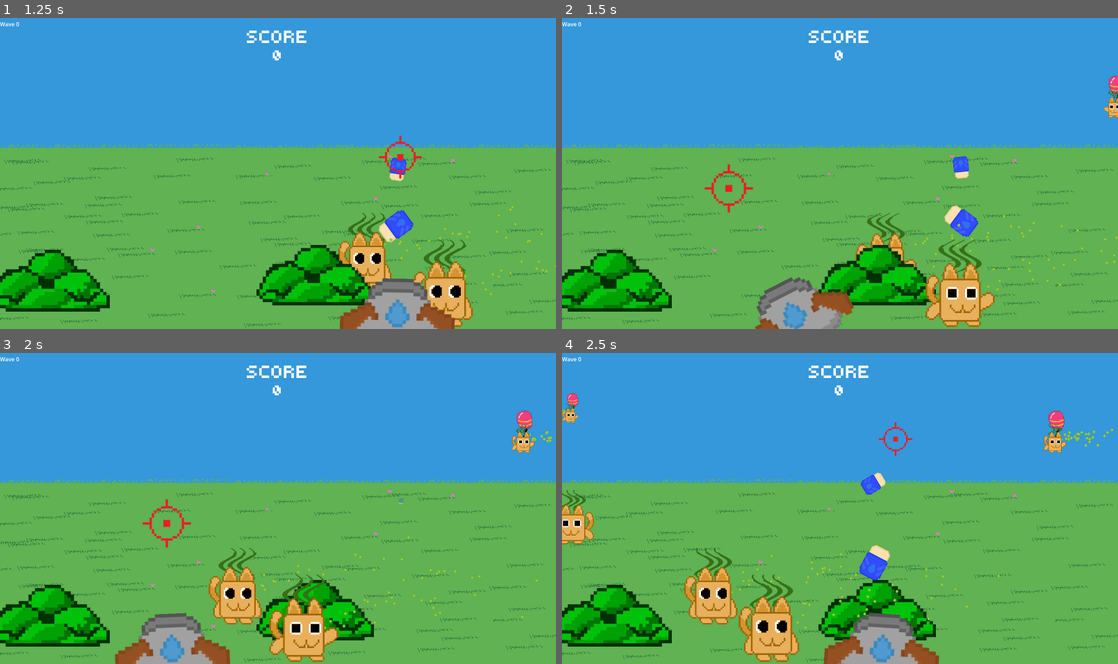
Above: before the commit, frames 1-4 (two rows, left to right).
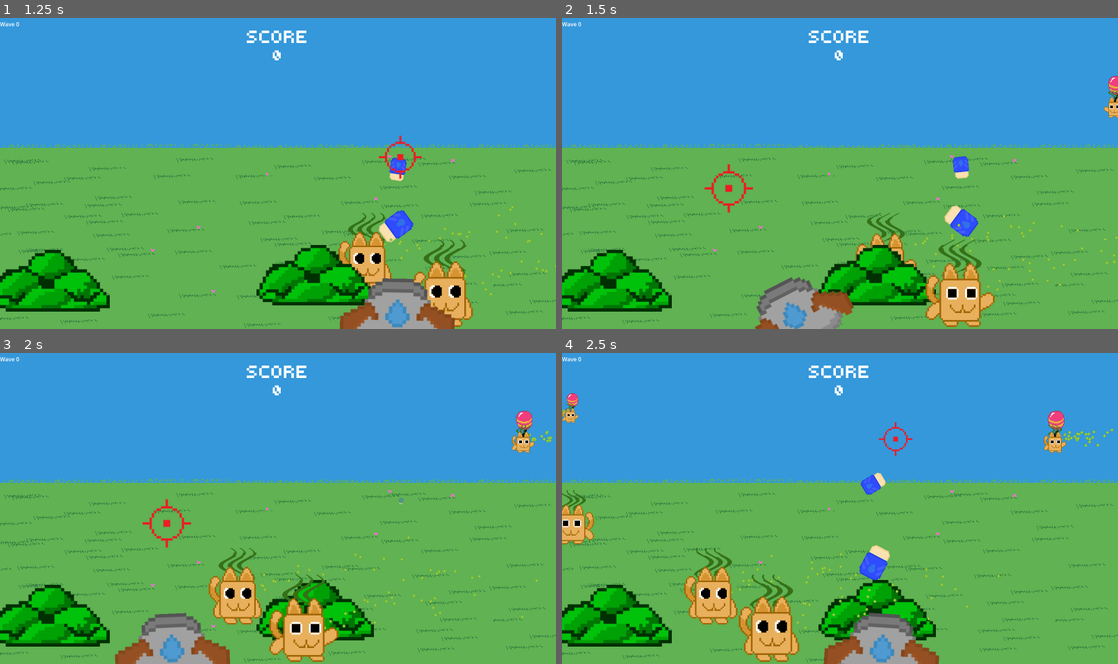
Above: after the commit, the same moments.

Repository: asterbot/uwgdc-game-jam-2025
Game: Godot game, scene res://scenes/main/main.tscn
The game is run twice, just before and just after one commit, with the same random seed, the same clock (stepped at 60 frames per second) and the same inputs. This scene is started directly instead of the project's main scene.
Inputs (mouse positions are in pixels of both pictures, inside the frame that each line leads up to):
- Up to frame 1 (1.25 s): move the mouse to (400, 157) at 0.52 s; press the mouse at (400, 157) at 0.53 s
- Up to frame 2 (1.5 s): move the mouse to (728, 189) at 1.27 s; release the mouse at (728, 189) at 1.28 s; click (728, 189) at 1.35 s
- Up to frame 3 (2 s): no input
- Up to frame 4 (2.5 s): move the mouse to (895, 440) at 2.02 s; press the mouse at (895, 440) at 2.03 s

Frame 1 is identical in both runs. In frame 2, less than 0.1% of the frame differs, in the area x 98-100%, y 19-28%; in frame 3, less than 0.1%; in frame 4, 0.1%, in the area x 0-91%, y 13-28%.

Commit message:
transitions good

Diff:
--- a/globals/globals.gd
+++ b/globals/globals.gd
@@ -1,4 +1,6 @@
 extends Node
+
+var transition_alpha = 0.0
 
 var NUM_Z_INDICES = 100
 
--- a/scenes/cat_enemies/balloon.tscn
+++ b/scenes/cat_enemies/balloon.tscn
@@ -1,7 +1,11 @@
-[gd_scene load_steps=3 format=3 uid="uid://bbjpgdw6is5fr"]
+[gd_scene load_steps=4 format=3 uid="uid://bbjpgdw6is5fr"]
 
-[ext_resource type="Texture2D" uid="uid://ds1r3b421j3jm" path="res://assets/cat_enemy/balloon.png" id="1_g6imm"]
+[ext_resource type="Texture2D" uid="uid://u2ocqui8pxv8" path="res://assets/cat_enemy/balloon.png" id="1_g6imm"]
 [ext_resource type="Script" path="res://scenes/cat_enemies/balloon.gd" id="1_v4baj"]
+
+[sub_resource type="CapsuleShape2D" id="CapsuleShape2D_tnipk"]
+radius = 70.1134
+height = 168.084
 
 [node name="Balloon" type="CharacterBody2D"]
 script = ExtResource("1_v4baj")
@@ -13,9 +17,7 @@
 [node name="Area2D" type="Area2D" parent="."]
 position = Vector2(39, -355.3)
 
-[node name="CollisionPolygon2D" type="CollisionPolygon2D" parent="Area2D"]
-polygon = PackedVector2Array(11, -7, 35, 15, 42, 57, 42, 107, 28, 132, -21, 131, -57, 115, -72, 70, -80, 29, -56, -3)
-
-[node name="CollisionPolygon2D" type="CollisionPolygon2D" parent="."]
-position = Vector2(41, -354.3)
-polygon = PackedVector2Array(11, -7, 35, 15, 42, 57, 42, 107, 28, 132, -21, 131, -57, 115, -72, 70, -80, 29, -56, -3)
+[node name="CollisionShape2D" type="CollisionShape2D" parent="Area2D"]
+position = Vector2(-18, 67.3)
+rotation = -0.0523599
+shape = SubResource("CapsuleShape2D_tnipk")
--- a/scenes/intro/intro.gd
+++ b/scenes/intro/intro.gd
@@ -30,7 +30,7 @@
 	5: {
 		"image": preload("res://assets/cutscenes/cutscene_5.png"),
 		"text": "Get as many as you can with your deodorant cannon! The city depends on it!",
-		"timer": 4.5
+		"timer": 10.5
 	},
 }
 
@@ -87,6 +87,8 @@
 		tween = modulate_cutscene(1.0)
 		await tween.finished
 		set_up_timer(curr_cutscene_index)
-	else:
-		# transition to gameplay scene?
-		pass
+	else: # go to gameplay scene
+		var transition_tween = create_tween()
+		transition_tween.tween_property(Globals, "transition_alpha", 1.0, 1.0)
+		await transition_tween.finished
+		queue_free()
--- a/scenes/scene_tree.gd
+++ b/scenes/scene_tree.gd
@@ -8,11 +8,29 @@
 @onready var music_node = %Music
 @onready var current_scene_node = %CurrentScene
 
+var intro_finished: bool = false
+
 func _ready() -> void:
+	# intro stuff
 	current_scene_node.add_child(intro_scene.instantiate())
-
 	music_node.stream = intro_music
 	music_node.play()
 
+
 func _process(_delta: float) -> void:
-	pass
+	%TransitionLayer.modulate.a = Globals.transition_alpha
+
+
+func _on_current_scene_child_exiting_tree(node: Node) -> void:
+	intro_finished = true
+	current_scene_node.add_child.call_deferred(game_scene.instantiate())
+	var tween = create_tween()
+	tween.tween_property(Globals, "transition_alpha", 0.0, 0.5)
+	await tween.finished
+	music_node.stream = game_music
+	music_node.play()
+
+
+func _on_music_finished() -> void:
+	if intro_finished:
+		music_node.play()
--- a/scenes/scene_tree.tscn
+++ b/scenes/scene_tree.tscn
@@ -1,6 +1,9 @@
-[gd_scene load_steps=2 format=3 uid="uid://47bpw4afrhwf"]
+[gd_scene load_steps=3 format=3 uid="uid://47bpw4afrhwf"]
 
 [ext_resource type="Script" path="res://scenes/scene_tree.gd" id="1_mtlov"]
+
+[sub_resource type="StyleBoxFlat" id="StyleBoxFlat_c52lv"]
+bg_color = Color(0, 0.668371, 0.933582, 1)
 
 [node name="SceneTree" type="Node"]
 script = ExtResource("1_mtlov")
@@ -12,3 +15,17 @@
 
 [node name="Music" type="AudioStreamPlayer" parent="SFX"]
 unique_name_in_owner = true
+
+[node name="CanvasLayer" type="CanvasLayer" parent="."]
+
+[node name="TransitionLayer" type="PanelContainer" parent="CanvasLayer"]
+unique_name_in_owner = true
+anchors_preset = 15
+anchor_right = 1.0
+anchor_bottom = 1.0
+grow_horizontal = 2
+grow_vertical = 2
+theme_override_styles/panel = SubResource("StyleBoxFlat_c52lv")
+
+[connection signal="child_exiting_tree" from="CurrentScene" to="." method="_on_current_scene_child_exiting_tree"]
+[connection signal="finished" from="SFX/Music" to="." method="_on_music_finished"]
Binary file changed: assets/cat_enemy/balloon.png
Not shown: 1 places in scenes/bush/bush.tscn that only renumber resources
Not shown: 1 places in scenes/cat_enemies/cat.tscn that only renumber resources
Not shown: 1 places in scenes/player/player.tscn that only renumber resources
Not shown: 1 places in scenes/projectile/projectile.tscn that only renumber resources
Not shown, changed: assets/cat_enemy/.DS_Store
